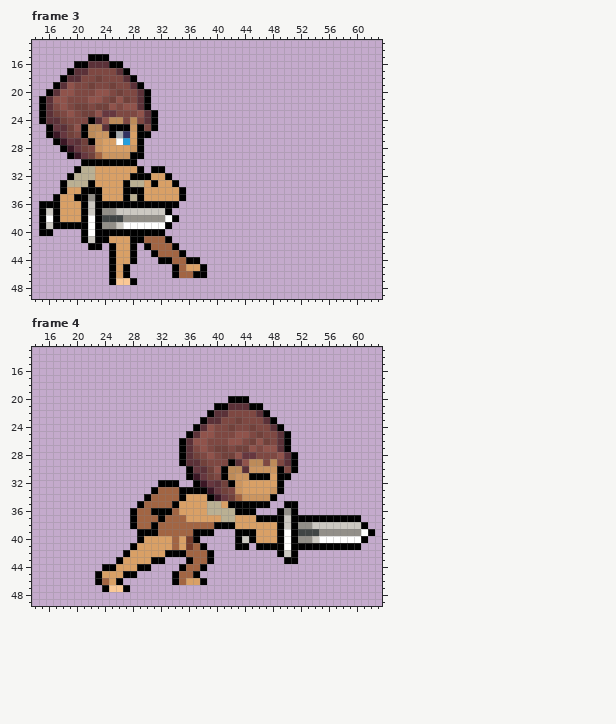
One commit to this pixel-art file: assets/character/player/allSprites/sprites/atack/Pierce_Side.aseprite. This is how it looked before the edit.
64x64 pixels, 8 frames. Colours within 5 levels of each other are drawn and written as one. Shown: frame 3: x 14..63, y 13..49; frame 4: x 14..63, y 13..49. The commit also changed other frames, which this record leaves out.
And afterwards:
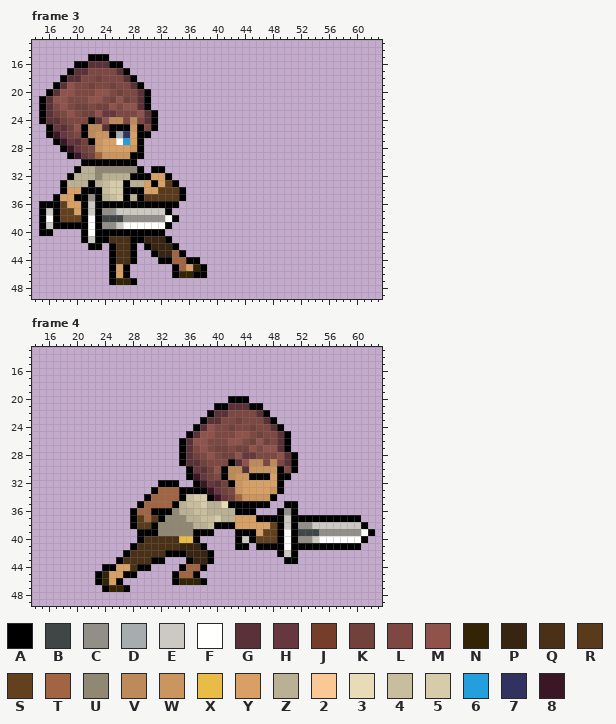
Palette (. is transparent): A #000000  B #404545  C #928f88  D #a7acae  E #ccc9c2  F #fffffe  G #5b3138  H #66373f  J #763d2b  K #71413b  L #7e4842  M #90534b  N #342406  P #372411  Q #493017  R #593b1c  S #63411f  T #a26543  U #908872  V #bd8b59  W #cb9560  X #e9bc48  Y #d9a066  Z #bab093  2 #fac895  3 #e8dbb7  4 #c8be9e  5 #d7ccaa  6 #249fde  7 #313260  8 #3b1725
Changes in this commit:
Frame 3, layers "Braços", "Layer 1", "Corpo":
y 31: x 23..28 YYYYYY -> UUUUUU
y 32: x 23..27 YYYYY -> UZZZZ
y 33: x 23..26 YYYY -> Z455; x 33 Y -> R
y 34: x 24..26 YYY -> 455; x 32..34 YYY -> RRR
y 35: x 24..26 YYY -> Z45; x 30..34 YYYYY -> RRRRR
y 36: x 18 Y -> S
y 37: x 18..19 YY -> SS
y 38: x 18..20 YYY -> SSS
y 41: x 25..27 YYY -> QQQ; x 30..32 TTT -> PPP
y 42: x 26..27 YY -> QQ; x 31..33 TTT -> PPP
y 43: x 26..27 YY -> QQ; x 32..33 TT -> PP
y 44: x 26..27 YY -> QQ
y 45: x 37 Y -> N
y 46: x 35..36 TT -> NN
y 47: x 26..27 22 -> NN
Frame 4, layers "Braços", "Layer 1", "Corpo":
y 34: x 36..38 YYY -> 455
y 35: x 35..38 YYYY -> Z445; x 41 Y -> 3
y 36: x 34..38 TYYYY -> UZZ44
y 37: x 29 T -> R; x 31 T -> R; x 33..40 TTTYYYYY -> UUUZZ445
y 38: x 29..30 TT -> RR; x 32..39 TTTTTTTT -> UUUUUZZ4; x 48 Y -> S
y 39: x 32..36 TTTTT -> UUUUU; x 47..48 YY -> SS
y 40: x 30..36 YYYYTYJ -> QQQQQXX; x 46..48 YYY -> SSS
y 41: x 29..37 YYYYYTYJT -> QQQQQQPPP
y 42: x 28..32 YYYYY -> QQQQQ; x 36..38 TTT -> PPP
y 43: x 27..30 YYYY -> QQQQ; x 37..38 TT -> PP
y 44: x 28 Y -> Q
y 45: x 24 Y -> N
y 46: x 24 T -> N; x 35..37 TYY -> NNN
y 47: x 25..26 22 -> NN
